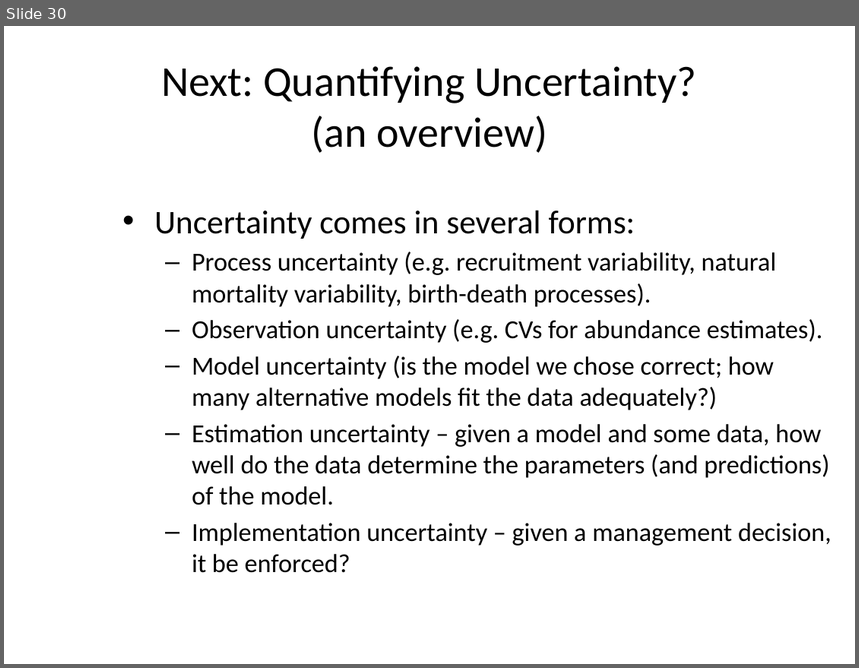
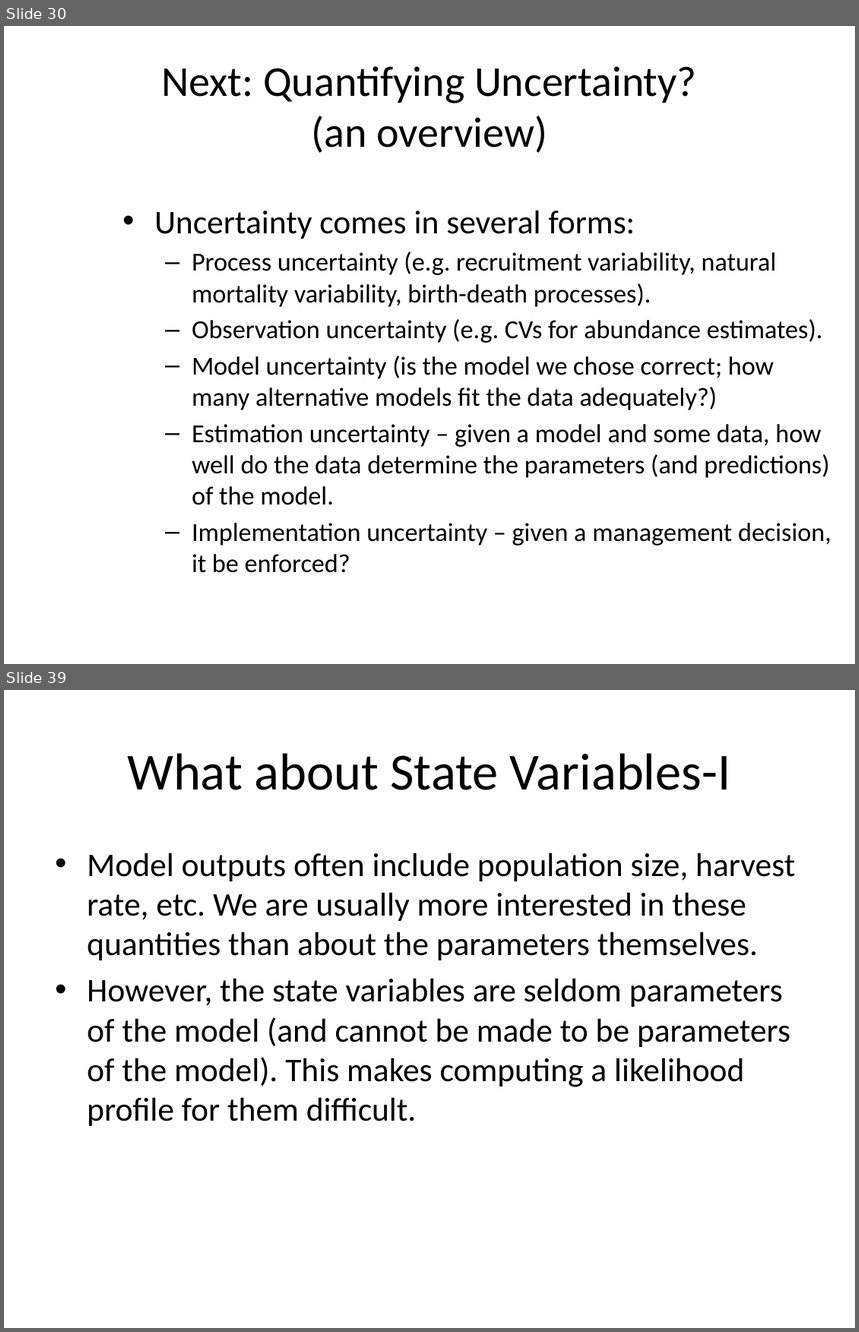
Before and after one commit to rwildermuth/FayLabExamples, a slide deck: Estimation.pptx. Shown one above the other, each under a label of ours: slide 30 before the commit, slides 30 and 39 after it; the slides between them are not shown. The pictures are 859x668 and 859x1332 pixels, drawn with LibreOffice and Linux fonts; fonts in the diff are those of the drawing. Boxes give left, top, right and bottom in pixels: in the first picture for what was removed or moved away, otherwise in the second. Text is boxed around its words. In the diff, an @@ line names an element or a change of style, - is before the commit and + after.

Commit message:
files updated to include likelihood profile work for Apr 8 2015

```diff
--- a/Estimation.pptx
+++ b/Estimation.pptx
@@ slide 39 added at (x1=4, y1=690, x2=855, y2=1328), background #FFFFFF @@
@@ title added at (x1=127, y1=753, x2=731, y2=790), 44 pt, text #000000 @@
+What about State Variables-I
@@ text added at (x1=87, y1=853, x2=795, y2=1126), 28 pt, text #000000 @@
+• Model outputs often include population size, harvest rate, etc. We are usually more interested in these quantities than about the parameters themselves.
+• However, the state variables are seldom parameters of the model (and cannot be made to be parameters of the model). This makes computing a likelihood profile for them difficult.
```
Also in this commit, not shown: 10 other slides added, 1 other file.
